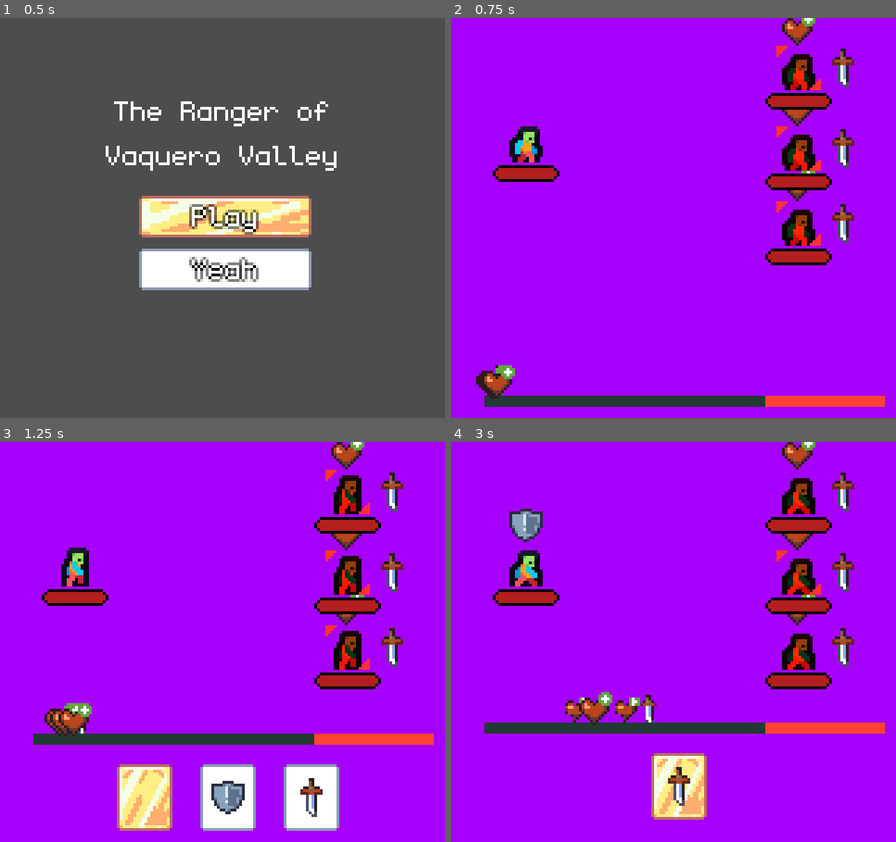
Above: before the commit, frames 1-4 (two rows, left to right).
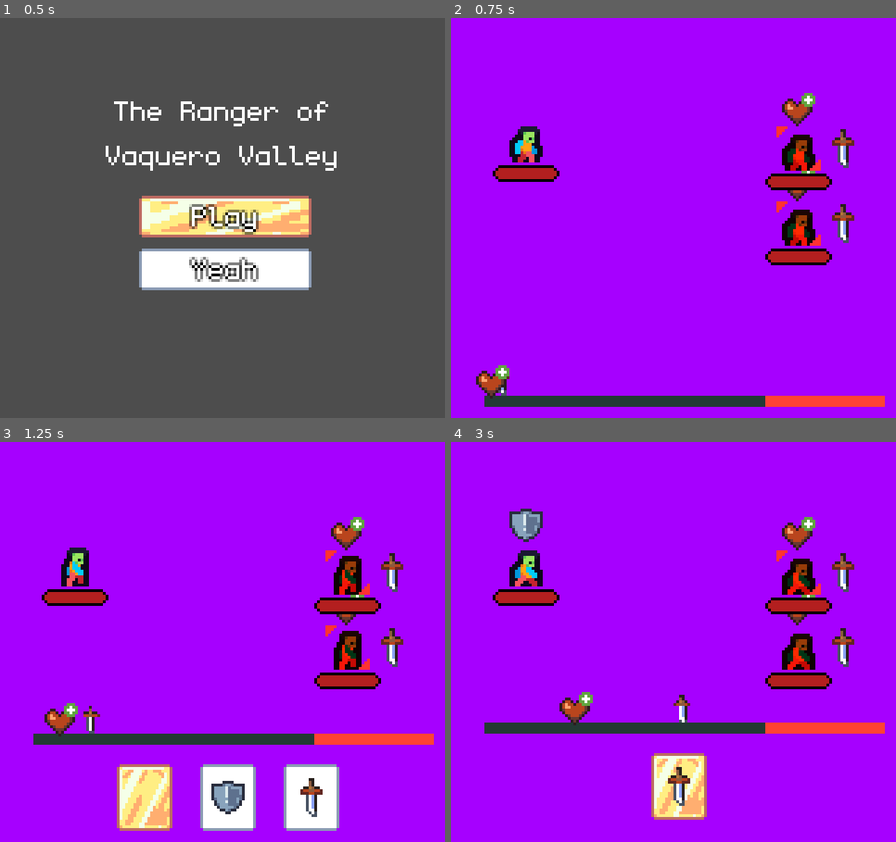
Above: after the commit, the same moments.

Repository: JohnathanRH/GBJAM
Game: Godot game, scene res://screens/main_menu/main_menu.tscn
The game is run twice, just before and just after one commit, with the same random seed, the same clock (stepped at 60 frames per second) and the same inputs.
Inputs:
- Up to frame 1 (0.5 s): no input
- Up to frame 2 (0.75 s): tap Enter (A) at 0.5 s; hold D (pad_right) from 0.53 s (still down); hold Enter (A) from 0.53 s (still down)
- Up to frame 3 (1.25 s): keep holding D (pad_right); keep holding Enter (A)
- Up to frame 4 (3 s): release D (pad_right) at 1.28 s; release Enter (A) at 1.28 s; hold S (pad_down) 1.28-2.03 s; tap Enter (A) at 1.35, 2.85 s; hold D (pad_right) 2.03-2.78 s; hold Enter (A) 2.03-2.78 s; hold W (pad_up) from 2.78 s (still down)

Frame 1 is identical in both runs. In frame 2, 2.1% of the frame differs, in the area x 6-91%, y 0-96%; in frame 3, 2.3%; in frame 4, 2.8%, in the area x 24-91%, y 0-71%.

Commit message:
Save file and stages

Diff:
--- a/wild-west/common/resources/save_file.gd
+++ b/wild-west/common/resources/save_file.gd
@@ -2,4 +2,4 @@
 class_name SaveFile
 
 @export var player_resource: PlayerResource
-#@export var stage_number: int = 1
+@export var stage: Stage
--- /dev/null
+++ b/wild-west/common/resources/stage.gd
@@ -0,0 +1,5 @@
+extends Resource
+class_name Stage
+
+@export var enemies: Array[EnemyResource]
+@export var pre_battle_cutscene: PackedScene
--- a/wild-west/save_files/my_save.tres
+++ b/wild-west/save_files/my_save.tres
@@ -1,20 +1,20 @@
-[gd_resource type="Resource" script_class="SaveFile" format=3]
+[gd_resource type="Resource" script_class="SaveFile" format=3 uid="uid://bu6ay835lh03i"]
 
-[ext_resource type="PackedScene" path="res://props/bullets/desperado/desperado_regular.tscn" id="1_7e8d5"]
-[ext_resource type="PackedScene" path="res://props/bullets/steady_aim/steady_aim_regular.tscn" id="2_1usjy"]
-[ext_resource type="PackedScene" path="res://props/bullets/piercing_round/piercing_regular.tscn" id="3_xfewk"]
-[ext_resource type="PackedScene" path="res://props/bullets/buckshot/buckshot_regular.tscn" id="4_ubcxq"]
-[ext_resource type="PackedScene" path="res://props/bullets/sawed_off/sawed_off_regular.tscn" id="5_t720d"]
-[ext_resource type="PackedScene" path="res://props/bullets/warning_shot/warning_shot_regular.tscn" id="6_sks1u"]
-[ext_resource type="PackedScene" path="res://props/bullets/short_fuse/short_fuse_regular.tscn" id="7_njcsg"]
-[ext_resource type="Texture2D" path="res://assets/TESTONLY/symbol_slash.png" id="8_glo6q"]
-[ext_resource type="Script" path="res://common/resources/player_resource.gd" id="9_nv3nx"]
-[ext_resource type="Script" path="res://common/resources/save_file.gd" id="10_kn5yg"]
+[ext_resource type="PackedScene" uid="uid://cuaul7vq5wh00" path="res://props/bullets/desperado/desperado_regular.tscn" id="1_7e8d5"]
+[ext_resource type="PackedScene" uid="uid://on5tcm7rsbvl" path="res://props/bullets/steady_aim/steady_aim_regular.tscn" id="2_1usjy"]
+[ext_resource type="PackedScene" uid="uid://cvnt4mur5gvc2" path="res://props/bullets/piercing_round/piercing_regular.tscn" id="3_xfewk"]
+[ext_resource type="PackedScene" uid="uid://86qyn4h1rpk5" path="res://props/bullets/buckshot/buckshot_regular.tscn" id="4_ubcxq"]
+[ext_resource type="PackedScene" uid="uid://c0id0ggnlo1jc" path="res://props/bullets/sawed_off/sawed_off_regular.tscn" id="5_t720d"]
+[ext_resource type="PackedScene" uid="uid://bg7u8bfxkobu8" path="res://props/bullets/warning_shot/warning_shot_regular.tscn" id="6_sks1u"]
+[ext_resource type="PackedScene" uid="uid://by6crvnnen0rj" path="res://props/bullets/short_fuse/short_fuse_regular.tscn" id="7_njcsg"]
+[ext_resource type="Texture2D" uid="uid://c4nquys7l0ukl" path="res://assets/TESTONLY/symbol_slash.png" id="8_glo6q"]
+[ext_resource type="Script" uid="uid://ccpfjmgwt8haq" path="res://common/resources/player_resource.gd" id="9_nv3nx"]
+[ext_resource type="Script" uid="uid://j5umjqs4dddh" path="res://common/resources/save_file.gd" id="10_kn5yg"]
+[ext_resource type="Resource" uid="uid://qwgn2e7y1qh1" path="res://stages/stage_one/stage_one.tres" id="11_1usjy"]
 
 [sub_resource type="Resource" id="Resource_ng68p"]
 script = ExtResource("9_nv3nx")
 bullets = Array[PackedScene]([ExtResource("1_7e8d5"), ExtResource("2_1usjy"), ExtResource("3_xfewk"), ExtResource("4_ubcxq"), ExtResource("5_t720d"), ExtResource("6_sks1u"), ExtResource("7_njcsg")])
-gauge_duration = 6.0
 safe_segment = 0.7
 gauge_icon = ExtResource("8_glo6q")
 metadata/_custom_type_script = "uid://dwfgbovhpre8f"
@@ -22,4 +22,5 @@
 [resource]
 script = ExtResource("10_kn5yg")
 player_resource = SubResource("Resource_ng68p")
+stage = ExtResource("11_1usjy")
 metadata/_custom_type_script = "uid://j5umjqs4dddh"
--- a/wild-west/screens/main_game/main_game.gd
+++ b/wild-west/screens/main_game/main_game.gd
@@ -1,4 +1,15 @@
 extends Node2D
+
+var enemy_scn = preload("res://entities/enemy/enemy.tscn")
 
 func _enter_tree() -> void:
 	$Player.entity_resource = SaveManager.file.player_resource
+
+	var stage = SaveManager.file.stage
+	for i in stage.enemies.size():
+		var enemy: Enemy = enemy_scn.instantiate()
+		var position: Vector2 = $EnemyPositions.get_child(i).position
+
+		enemy.entity_resource = stage.enemies[i]
+		enemy.position = position
+		add_child(enemy)
--- a/wild-west/screens/main_game/main_game.tscn
+++ b/wild-west/screens/main_game/main_game.tscn
@@ -4,32 +4,9 @@
 [ext_resource type="PackedScene" uid="uid://d38lxq2d0n56j" path="res://entities/player/player.tscn" id="1_hs5nc"]
 [ext_resource type="Script" uid="uid://bwbixgojfrj8q" path="res://common/tween_animations/float_up/float_up.gd" id="2_52jb1"]
 [ext_resource type="PackedScene" uid="uid://dl5grlf6nqrtr" path="res://common/gauge_bar/gauge_bar.tscn" id="2_hs5nc"]
-[ext_resource type="PackedScene" uid="uid://dnmrl758eac4u" path="res://entities/enemy/enemy.tscn" id="2_phyky"]
-[ext_resource type="Resource" uid="uid://v5wm3ypwcgt" path="res://entities/enemy/test_yeehaw.tres" id="5_f56do"]
-[ext_resource type="Texture2D" uid="uid://cjcl2srddwsmg" path="res://assets/TESTONLY/symbol_heal.png" id="6_bq5v2"]
 [ext_resource type="PackedScene" uid="uid://cqqof33xxdhtc" path="res://props/bullet_container/bullets_container.tscn" id="7_bq5v2"]
-[ext_resource type="PackedScene" uid="uid://dflajau3iu10t" path="res://props/intents/block/block_intent.tscn" id="7_cuh3k"]
-[ext_resource type="Script" uid="uid://dh7bfboklvbvo" path="res://common/resources/enemy.gd" id="8_c6ykn"]
-[ext_resource type="PackedScene" uid="uid://82xv5ya3eubr" path="res://props/intents/damage/light_damage.tscn" id="9_cf5m0"]
 
 [sub_resource type="PlaceholderTexture2D" id="PlaceholderTexture2D_s1fef"]
-
-[sub_resource type="Resource" id="Resource_pys20"]
-script = ExtResource("8_c6ykn")
-intents = Array[PackedScene]([ExtResource("7_cuh3k"), ExtResource("9_cf5m0")])
-gauge_duration = 4.5
-max_gauge = 6.0
-safe_segment = 0.7
-gauge_icon = ExtResource("6_bq5v2")
-metadata/_custom_type_script = "uid://dh7bfboklvbvo"
-
-[sub_resource type="Resource" id="Resource_q5ngc"]
-script = ExtResource("8_c6ykn")
-intents = Array[PackedScene]([ExtResource("7_cuh3k"), ExtResource("9_cf5m0")])
-gauge_duration = 4.2
-safe_segment = 0.7
-gauge_icon = ExtResource("6_bq5v2")
-metadata/_custom_type_script = "uid://dh7bfboklvbvo"
 
 [node name="MainGame" type="Node2D" unique_id=808725349]
 script = ExtResource("1_dyq00")
@@ -57,17 +34,16 @@
 theme_override_constants/separation = 10
 alignment = 1
 
-[node name="Enemy" parent="." unique_id=465984190 instance=ExtResource("2_phyky")]
+[node name="EnemyPositions" type="Node2D" parent="." unique_id=280840777]
+
+[node name="Marker2D" type="Marker2D" parent="EnemyPositions" unique_id=453787749]
 position = Vector2(125, 74)
-entity_resource = ExtResource("5_f56do")
 
-[node name="Enemy2" parent="." unique_id=1735802820 instance=ExtResource("2_phyky")]
+[node name="Marker2D2" type="Marker2D" parent="EnemyPositions" unique_id=1832931186]
 position = Vector2(125, 47)
-entity_resource = SubResource("Resource_pys20")
 
-[node name="Enemy3" parent="." unique_id=395739288 instance=ExtResource("2_phyky")]
+[node name="Marker2D3" type="Marker2D" parent="EnemyPositions" unique_id=456545379]
 position = Vector2(125, 18)
-entity_resource = SubResource("Resource_q5ngc")
 
 [node name="FloatUpAnimation" type="Node" parent="." unique_id=372753244 node_paths=PackedStringArray("node")]
 script = ExtResource("2_52jb1")
--- /dev/null
+++ b/wild-west/stages/stage_one/stage_one.tres
@@ -0,0 +1,10 @@
+[gd_resource type="Resource" script_class="Stage" format=3 uid="uid://qwgn2e7y1qh1"]
+
+[ext_resource type="Script" uid="uid://dh7bfboklvbvo" path="res://common/resources/enemy.gd" id="1_camvl"]
+[ext_resource type="Script" uid="uid://dg4igk8l7o12j" path="res://common/resources/stage.gd" id="2_5rju1"]
+[ext_resource type="Resource" uid="uid://v5wm3ypwcgt" path="res://entities/enemy/test_yeehaw.tres" id="2_wyymo"]
+
+[resource]
+script = ExtResource("2_5rju1")
+enemies = Array[ExtResource("1_camvl")]([ExtResource("2_wyymo"), ExtResource("2_wyymo")])
+metadata/_custom_type_script = "uid://dg4igk8l7o12j"
Not shown, added: wild-west/common/resources/stage.gd.uid
